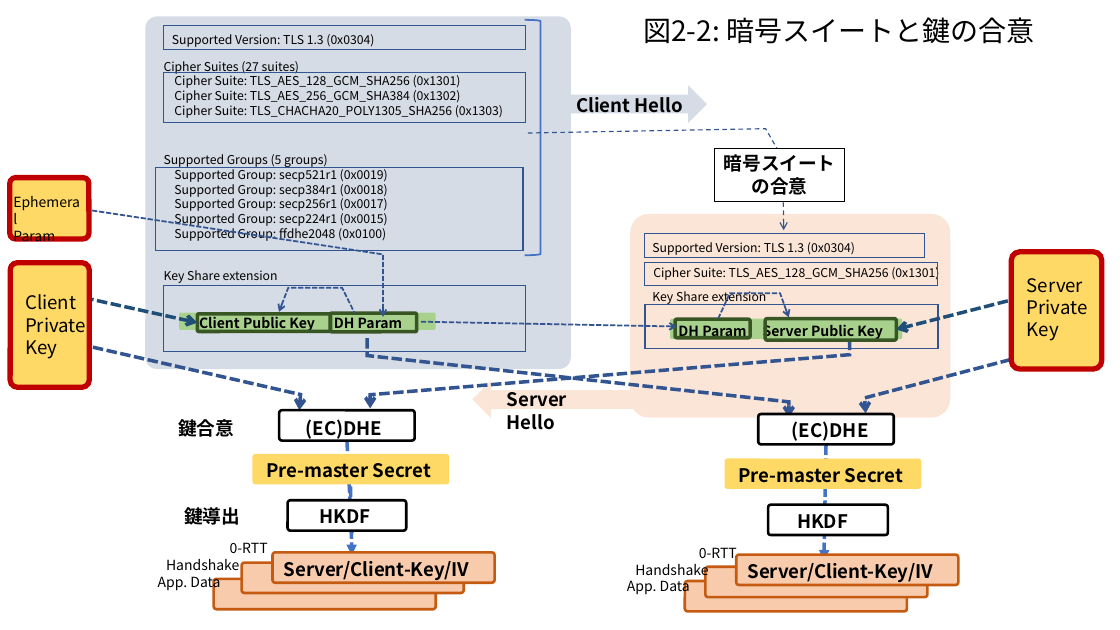
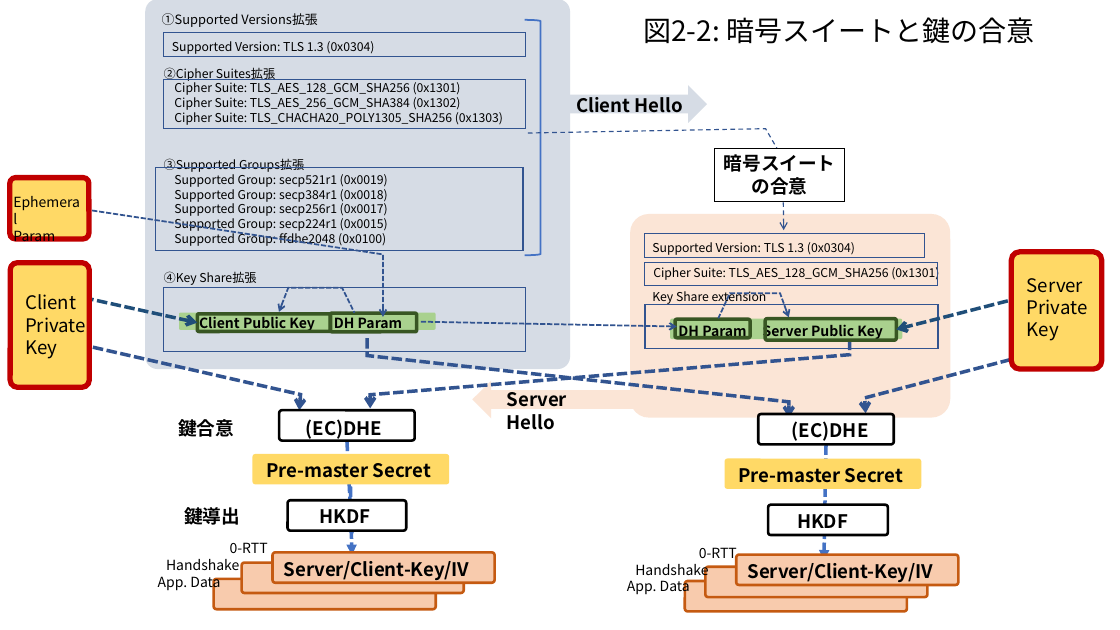
Before and after one commit to kojo1/TLSbook-en, a slide deck: slide 2 of Part1.Technology/Chapter2.Protocol/Protocol-fig-jp.pptx. Drawn at 1120x630 pixels with LibreOffice and Linux fonts; fonts in the diff are those of the drawing. Boxes give left, top, right and bottom in pixels: in the first picture for what was removed or moved away, otherwise in the second. Text is boxed around its words. In the diff, an @@ line names an element or a change of style, - is before the commit and + after.

```diff
--- a/Part1.Technology/Chapter2.Protocol/Protocol-fig-jp.pptx
+++ b/Part1.Technology/Chapter2.Protocol/Protocol-fig-jp.pptx
@@ rounded rectangle: place and size @@
-rounded rectangle at (145,17,571,370)
+rounded rectangle at (145,0,571,369)
@@ text added at (162,13,317,27), 11 pt, text #000000 @@
+①Supported Versions拡張
@@ text "Supported Version: TLS 1.3 (0x0304)": place and size @@
-text "Supported Version: TLS 1.3 (0x0304)" at (172,34,374,47)
+text "Supported Version: TLS 1.3 (0x0304)" at (172,41,374,54)
@@ rectangle: place and size @@
-rectangle at (164,25,525,50)
+rectangle at (164,33,525,56)
@@ rectangle: place and size @@
-rectangle at (164,72,525,123)
+rectangle at (164,79,525,128)
@@ text at (164,67,275,81): text changed @@
-Cipher Suites (27 suites)
+②Cipher Suites拡張
@@ text at (164,158,304,172): text changed @@
-Supported Groups (5 groups)
+③Supported Groups拡張
@@ text at (164,271,256,285): text changed @@
-Key Share extension
+④Key Share拡張
```
Also in this commit, not shown: 1 other slide changed, 2 other files.
